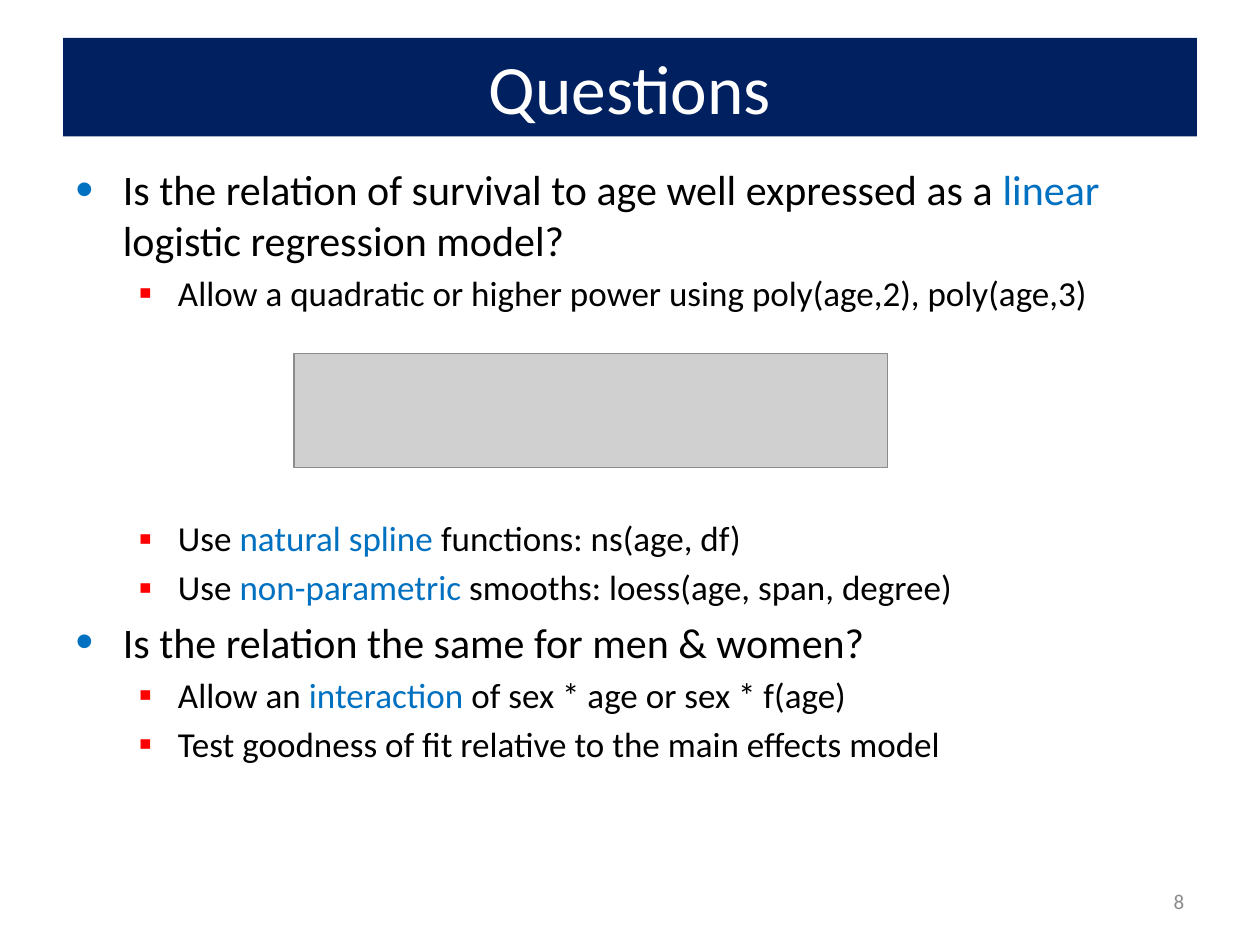
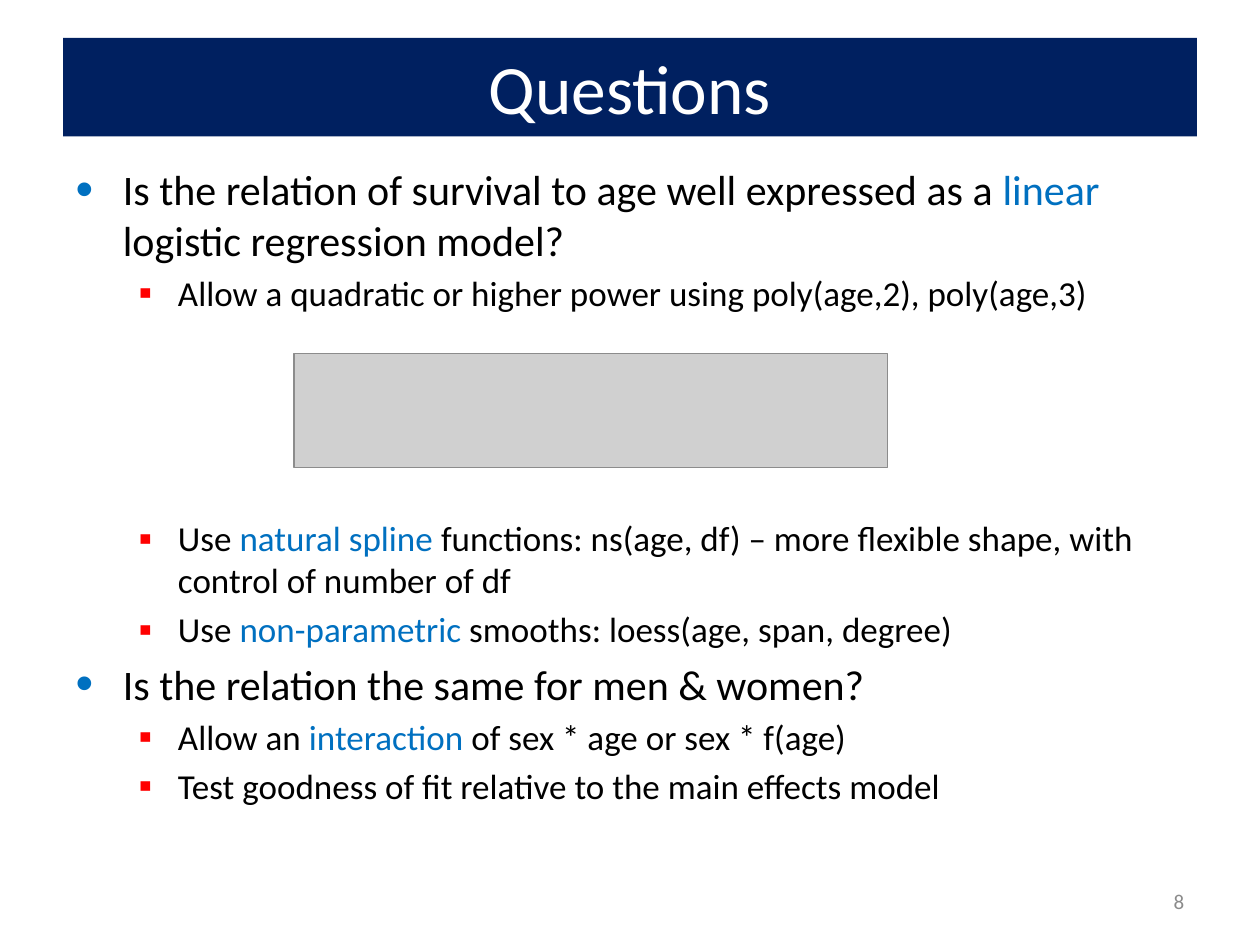
Before and after one commit to friendly/psy6136, a slide deck: slide 8 of lectures/07-logistic2.pptx. Drawn at 1260x945 pixels with LibreOffice and Linux fonts; fonts in the diff are those of the drawing; grey boxes stand for pictures. Boxes give left, top, right and bottom in pixels: in the first picture for what was removed or moved away, otherwise in the second. Text is boxed around its words. In the diff, an @@ line names an element or a change of style, - is before the commit and + after.

```diff
--- a/lectures/07-logistic2.pptx
+++ b/lectures/07-logistic2.pptx
@@ text at [178,525,1132,594]: text changed @@
-  ▪ Use natural spline functions: ns(age, df)
+  ▪ Use natural spline functions: ns(age, df) – more flexible shape, with control of number of df
```
Also in this commit, not shown: 23 other slides changed, 1 slide added, 1 slide removed, 7 other files.
